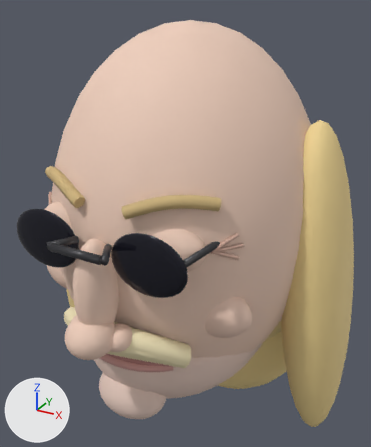
Two versions of the glTF model app/tower/figuren/flex_teile.glb, one commit apart.
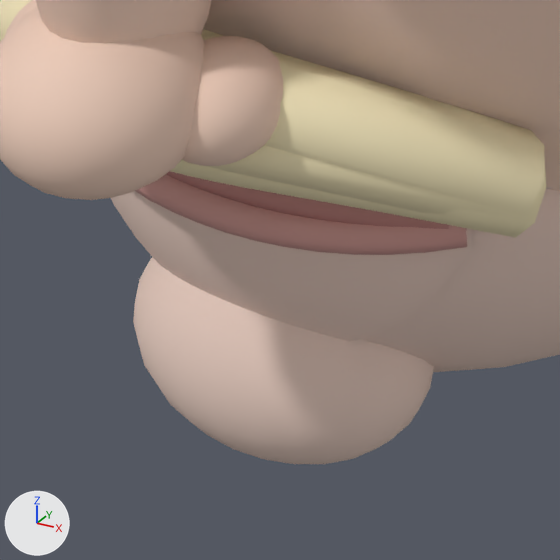
Each version appears first whole from a 50 mm lens placed at (0.238, -0.442, 0.354), pointed at (-0.007, 0.003, 0.131), and next in a close-up on the part from 19% to 52% of the width and 71% to 99% of the height. Arrows for +X, +Y and +Z are at lower left; the lights stay in place. The first two pictures are the older version. Vertices at exactly the same position are counted once.

The first close-up shows 'bart.001', 'kinn', 'kopf_rund', 'lippenhaut', 'mundlinie', 'nasenfluegel.001', 'nasenruecken', 'nasenspitze', 'unterkiefer', 'unterlippe' and 2 more.
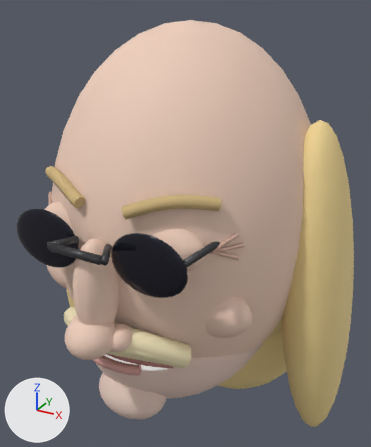
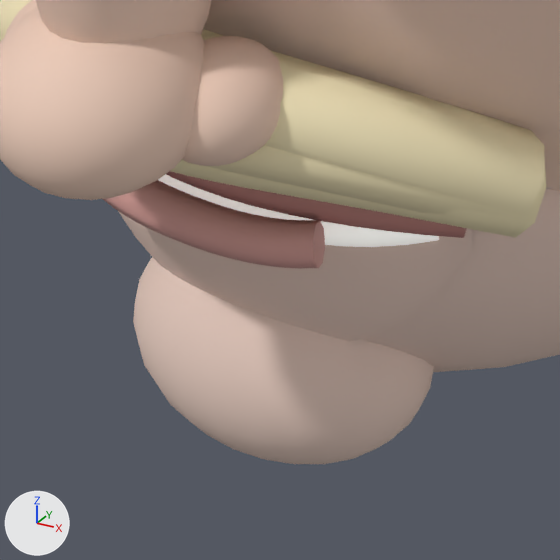
The newer file adds a shape key; the second version is drawn at full value of the shape key 'rund' of 'unterlippe', and the change is written as the vertex moves it makes.

Boxes [x1, y1, x2, y2] around the edits, measured in the close-ups (560 x 560 px):
'unterlippe', reshaped
    before: [135, 174, 467, 255]
    after: [103, 180, 325, 269]
'zahnreihe', unchanged, uncovered by the edit
    after: [158, 174, 439, 247]

Edits to the bpy script that builds the scene:
```text
Change me_unterlippe_kurve:
    used by ob_unterlippe; parent = ob_kiefer; location = (0.0, 0.0, 0.0)
    remove me_unterlippe_kurve.from_pydata(...)  # 136 vertices, 268 faces; spans x -0.0527..0.0527, y -0.1762..-0.1496, z -0.0203..-0.0101
    add me_unterlippe_kurve.from_pydata(...)  # 136 vertices, 268 faces; spans x -0.0297..0.0297, y -0.1827..-0.1683, z -0.0203..-0.0102
    me_unterlippe_kurve part 1: 136 of 136 vertices moved; they spanned x -0.0527..0.0527, y -0.1762..-0.1496, z -0.0203..-0.0101 and now span x -0.0297..0.0297, y -0.1827..-0.1683, z -0.0203..-0.0102; mean shift (0.0, -0.0111, 0.0)
```
